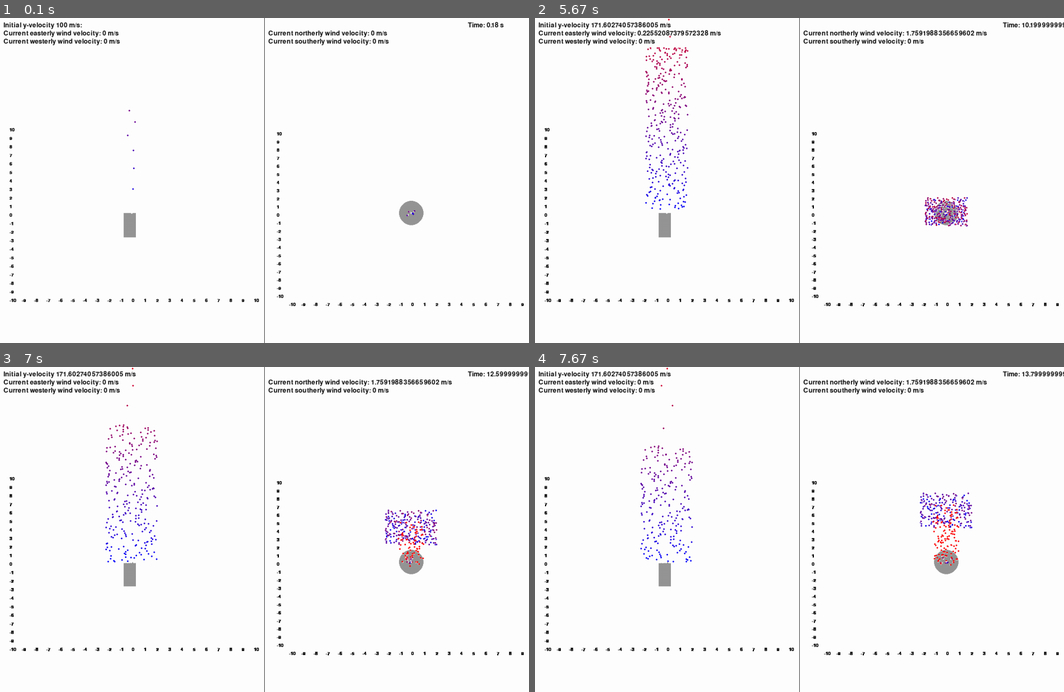
Above: before the commit, frames 1-4 (two rows, left to right).
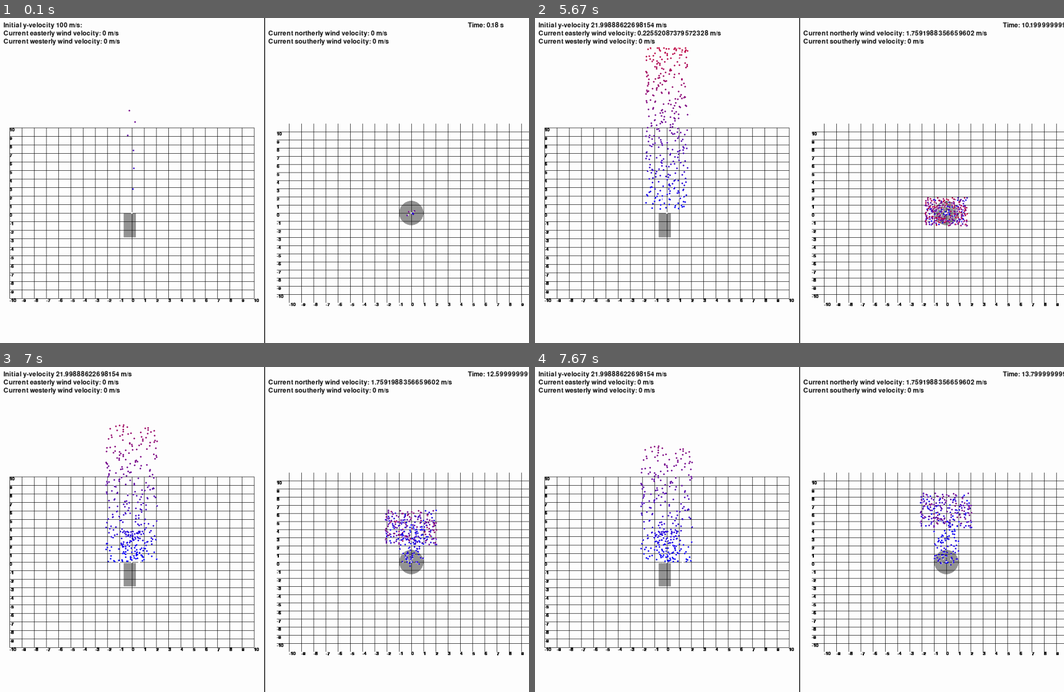
Above: after the commit, the same moments.

Repository: crawfonw/FountainSimulator
Game: pygame game, started from AnimationObjects.py
Same seed, same stepped clock (60 frames per second), same inputs: the game is played once before the commit and once after it. The source is Python 2; it was converted automatically to run under Python 3.
Inputs (mouse positions are in pixels of both pictures, inside the frame that each line leads up to):
- Up to frame 1 (0.1 s): no input
- Up to frame 2 (5.67 s): hold W 0.33-0.8 s; move the mouse to (778, 193) at 0.37 s; hold S 0.83-1.3 s; move the mouse to (968, 170) at 0.87 s
- Up to frame 3 (7 s): tap E at 6.83 s
- Up to frame 4 (7.67 s): no input

The runs differ from the first frame. In frame 1, 8.7% of the frame differs, in the area x 1-100%, y 0-100%; in frame 2, 8.8%; in frame 3, 9.0%; in frame 4, 9.1%.

Commit message:
Control algorithm implemented

Diff:
--- a/AnimationObjects.py
+++ b/AnimationObjects.py
@@ -64,7 +64,7 @@
         self.draw_lines()
 
     def draw_lines(self):
-        pygame.draw.line(self.screen, (0,0,0), (self.w / 2, 0), (self.w / 2, self.h))
+        pygame.draw.line(self.screen, (0,0,0), (self.w / 2, 0), (self.w / 2, self.h), 2)
         #pygame.draw.line(self.screen, (0,0,0), (0, self.h - 100), (self.w, self.h - 100))
 
     def redraw_velocity_label(self):
@@ -100,7 +100,6 @@
         pos = self.translate_xz_pos_to_screen(vec3d(0,0,0))
         pos2 = self.translate_xz_pos_to_screen(vec3d(2,0,4))
         pygame.draw.circle(self.screen, (150,150,150), (pos.x, pos.y), 30)
-#        pygame.draw.ellipse(self.screen, (150,150,150), (pos.x, pos.y, pos2.x, pos2.y))
 
     def translate_xz_pos_to_screen(self, pos):
         return vec2d(7 * self.w / 9 + 30 * pos.x, 3 * self.h / 5 + 20 * (-pos.z))
@@ -113,12 +112,16 @@
         aFont = pygame.font.Font(None, 16)
         for i in range(-10, 11):
             pos = self.translate_xz_pos_to_screen(vec3d(i,0,-11))
+            pos2 = self.translate_xz_pos_to_screen(vec3d(i,0,11))
             label = aFont.render('%s' % i, 1, (10, 10, 10))
             self.screen.blit(label, pos)
+            pygame.draw.line(self.screen, (0,0,0), pos, pos2)
 
             pos = self.translate_xz_pos_to_screen(vec3d(-11,0,i))
+            pos2 = self.translate_xz_pos_to_screen(vec3d(11,0,i))
             label = aFont.render('%s' % i, 1, (10, 10, 10))
             self.screen.blit(label, pos)
+            pygame.draw.line(self.screen, (0,0,0), pos, pos2)
 
     def update_z_wind(self):
         wind_did_change = False
@@ -153,12 +156,16 @@
         aFont = pygame.font.Font(None, 16)
         for i in range(-10, 11):
             pos = self.translate_xy_pos_to_screen(vec2d(i,-10))
+            pos2 = self.translate_xy_pos_to_screen(vec2d(i,10))
             label = aFont.render('%s' % i, 1, (10, 10, 10))
             self.screen.blit(label, pos)
+            pygame.draw.line(self.screen, (0,0,0), pos, pos2)
 
             pos = self.translate_xy_pos_to_screen(vec3d(-10,i,0))
+            pos2 = self.translate_xy_pos_to_screen(vec3d(10,i,0))
             label = aFont.render('%s' % i, 1, (10, 10, 10))
             self.screen.blit(label, pos)
+            pygame.draw.line(self.screen, (0,0,0), pos, pos2)
 
     def translate_xy_pos_to_screen(self, pos):
         return vec2d(self.w / 4 + 30 * pos.x, 3 * self.h / 5 + 21 * (-pos.y))
@@ -191,43 +198,20 @@
 
         return wind_did_change
 
+    #fountain control algorithm
     def adjust_initial_droplet_velocity(self):
 
+        vt = 2.06
+        g = 9.8
+        target_dist = 5.0
         droplet = self.construct_far_droplet(self.v)
-        self.v = Numerical.get_velocity(2.06, 9.8, droplet.xs, self.we, 5.0)
-
-        self.redraw_velocity_label()
-
-    def adjust_initial_droplet_velocity2(self):
-        '''
-        This is the compensation algoritm. It adjusts the fountain's spray speed,
-        specifically the initial y-velocity of the droplets, so people don't get
-        sprayed.
-        '''
-        print 'Here'
-        max_xz_displacement = 3.0
-        droplet = self.construct_far_droplet(self.v)
-        best_guess = self.v
-
-        x = max(abs(droplet.x(droplet.tx + 1.0, self.we, self.ww)), abs(droplet.x(droplet.tx + 5.0, self.we, self.ww)), abs(droplet.x(droplet.tx + 10.0, self.we, self.ww)))
-        z = droplet.z(droplet.tz, self.wn, self.ws)
-
-        print x, z
-
-        if abs(x) > max_xz_displacement or abs(z) > max_xz_displacement:
-            print 'In the if'
-            c = 50.0
-            while True:
-                y = droplet.y(droplet.ty + c)
-                print 'Loooop, y=', y, best_guess
-                if y > 5.0:
-                    best_guess *= 0.75
-                    droplet = self.construct_far_droplet(best_guess)
-                    c -= 1.0
-                else:
-                    break
-
-        self.v = best_guess
+
+        sew = self.we + self.ww
+        sns = self.wn + self.ws
+        x = Numerical.get_velocity(vt, g, droplet.xs, sew, (sew/abs(sew))*target_dist)
+        z = Numerical.get_velocity(vt, g, droplet.zs, sns, (sns/abs(sns))*target_dist)
+        self.v = min(x, z)
+
         self.redraw_velocity_label()
 
     def construct_far_droplet(self, v):
